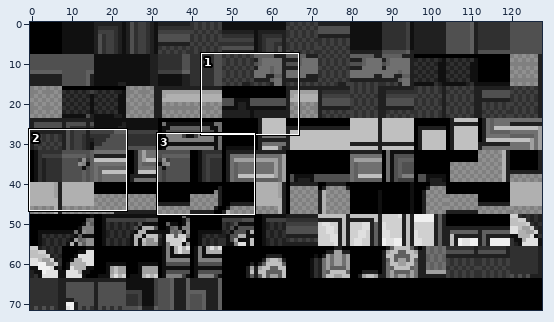
Two states of a sprite sheet, data/tilesets/primary/sspathfinder_indoors/tiles.png. Above, an overview of the earlier version with the close-up marked.
Close-up. Earlier state:
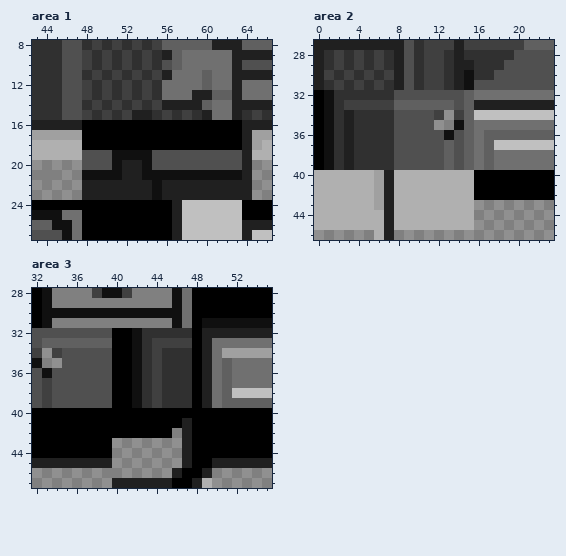
The file is 128x72 pixels. Shown: area 1: x 43..66, y 8..27; area 2: x 0..23, y 27..46; area 3: x 32..55, y 28..47. The commit also changed other parts of the picture, which this record leaves out.
After the commit:
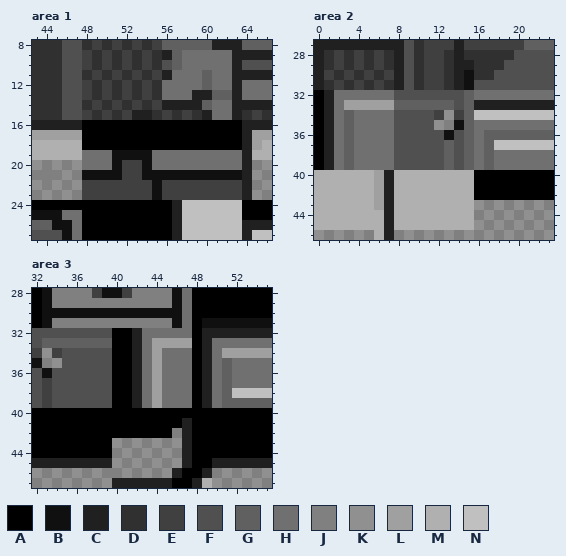
Palette (. is transparent): A #000000  B #101010  C #202020  D #303030  E #404040  F #505050  G #606060  H #707070  J #808080  K #909090  L #a0a0a0  M #b0b0b0  N #c0c0c0
Difference:
--- area 1
@@ x 43..66 @@
 18 MMMMMAAAAAAAAAAAAAAAACLM
-19 MMMMMFFFBBBBFFFFFFFFFCMM
-20 KJKJKFFFBCCBFFFFFFFFFCJK
-21 JJJKJBBBBCCBBBBBBBBBBCKJ
-22 KJKJKCCCCCCCBCCCCCCCCCJK
-23 JKJKJCCCCCCCBCCCCCCCCCKJ
+19 MMMMMHHHBBBBHHHHHHHHHCMM
+20 KJKJKHHHBEEBHHHHHHHHHCJK
+21 JJJKJBBBBEEBBBBBBBBBBCKJ
+22 KJKJKEEEEEEEBEEEEEEEECJK
+23 JKJKJEEEEEEEBEEEEEEEECKJ
 24 AAAAAAAAAAAAAACNNNNNNAAA
--- area 2
@@ x 0..9 @@
 31 CDEDEDEDCF
-32 ABDDDDDDFF
-33 ABDEEEEEGG
-34 ABDCDDDDFF
-35 ABDCDDDDFF
-36 ABDCDDDDFF
-37 ABDCDDDDFF
-38 ABDCDDDDFF
-39 ABDCDDDDFF
+32 ACHHHHHHFF
+33 ACHLLLLLGG
+34 ACHGHHHHFF
+35 ACHGHHHHFF
+36 ACHGHHHHFF
+37 ACHGHHHHFF
+38 ACHGHHHHFF
+39 ACHGHHHHFF
 40 MMMMMMLCMM
--- area 3
@@ x 40..49 @@
 31 JJJJJJBHAB
-32 AABDDDDDAC
-33 AABDEEEEAC
-34 AABDEDDDAC
-35 AABDEDDDAC
-36 AABDEDDDAC
-37 AABDEDDDAC
-38 AABDEDDDAC
-39 AABDEDDDAC
+32 AACHHHHHAC
+33 AACHLLLLAC
+34 AACHLHHHAC
+35 AACHLHHHAC
+36 AACHLHHHAC
+37 AACHLHHHAC
+38 AACHLHHHAC
+39 AACHLHHHAC
 40 AAAAAAAAAA
Boxes around the changes in both close-ups, in picture pixels (x1, y1, x2, y2):
changed: (82, 150, 242, 200)
changed: (324, 90, 394, 170)
changed: (132, 328, 192, 408)
